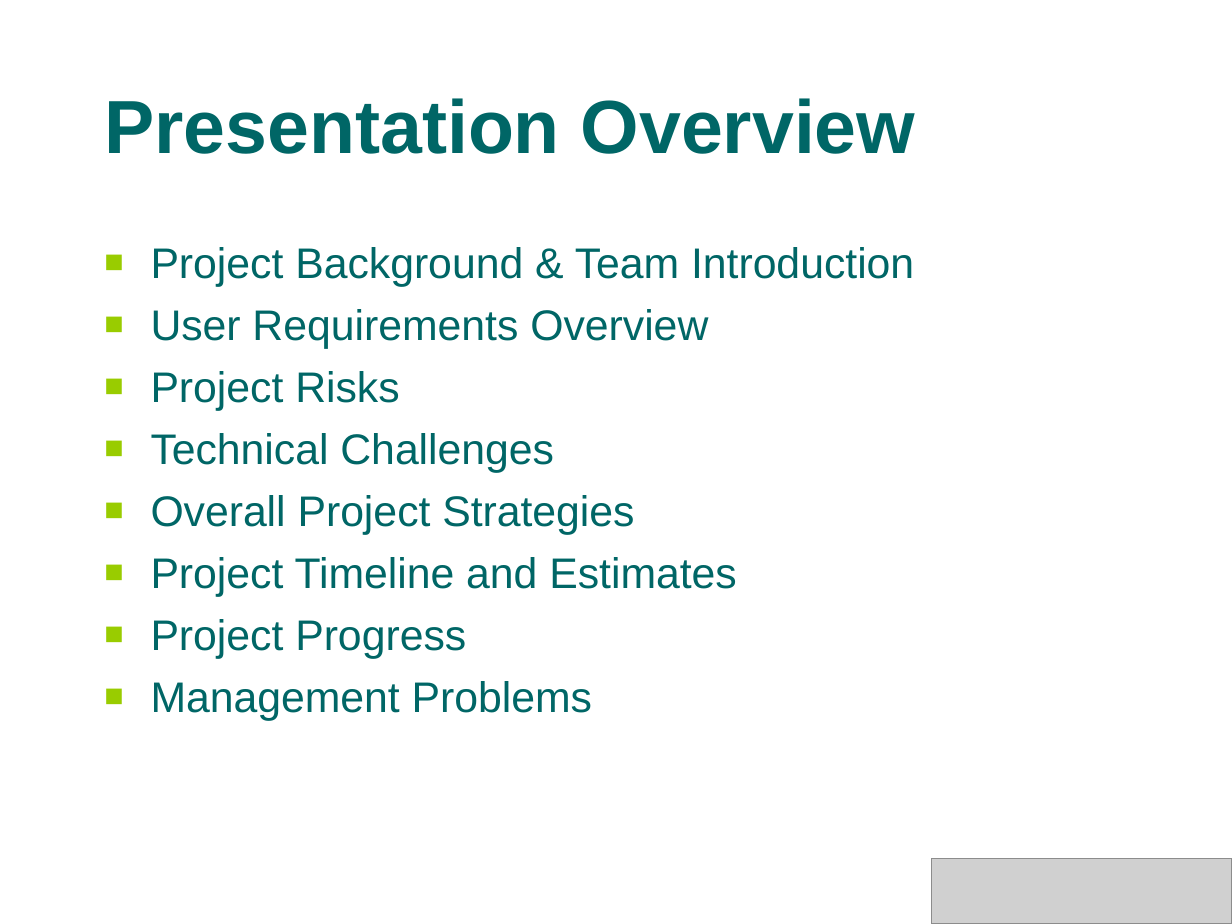
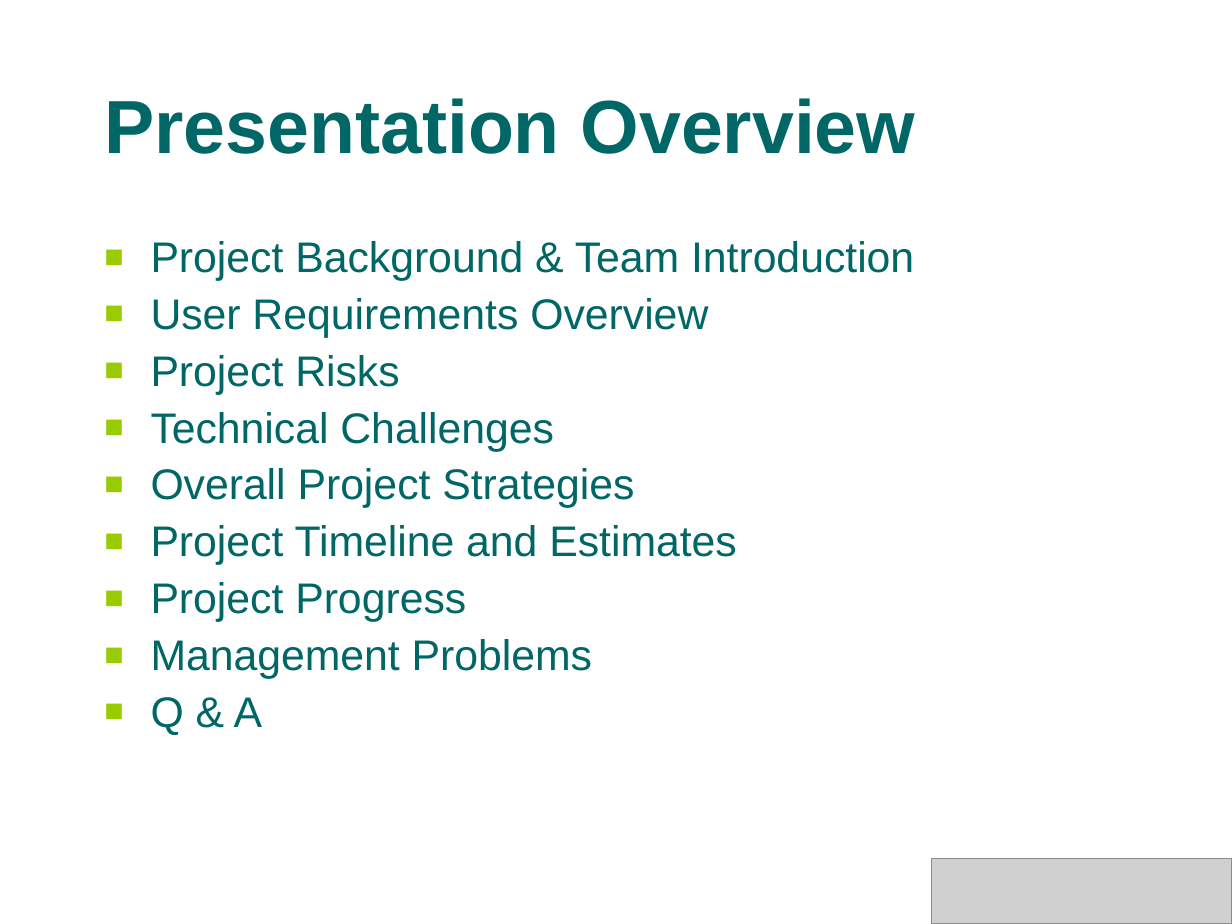
Before and after one commit to s4kshya/leezdr-repository, a slide deck: slide 2 of Exam Paper/MTECH_PROJ/Presentation/phase1.ppt. Drawn at 1232x924 pixels with LibreOffice and Linux fonts; fonts in the diff are those of the drawing; grey boxes stand for pictures; background and template pictures are left out. Boxes give left, top, right and bottom in pixels: in the first picture for what was removed or moved away, otherwise in the second. Text is boxed around its words. In the diff, an @@ line names an element or a change of style, - is before the commit and + after.

```diff
--- a/Exam Paper/MTECH_PROJ/Presentation/phase1.ppt
+++ b/Exam Paper/MTECH_PROJ/Presentation/phase1.ppt
@@ text at [151, 241, 914, 679]: line spacing 1 to 0.9 @@
@@ text at [151, 697, 262, 735]: paragraph added @@
+■ Q & A
```
Also in this commit, not shown: 5 other slides changed, 8 slides added, 2 slides removed.
